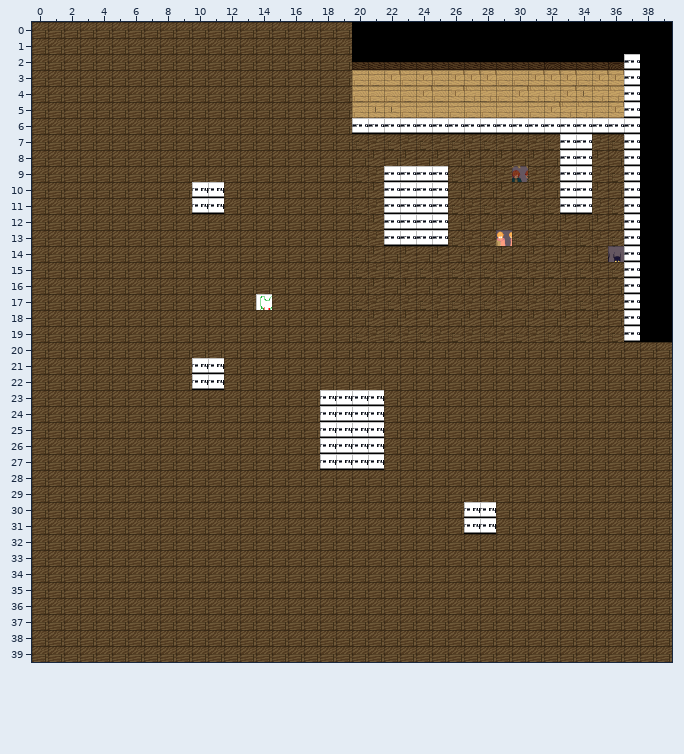
One commit to this Tiled map: js/levels/maps/new.tmx. Above, as it was before the edit.
Cells are 24x24 px. Shown: x 0..39, y 0..39.
Once edited:
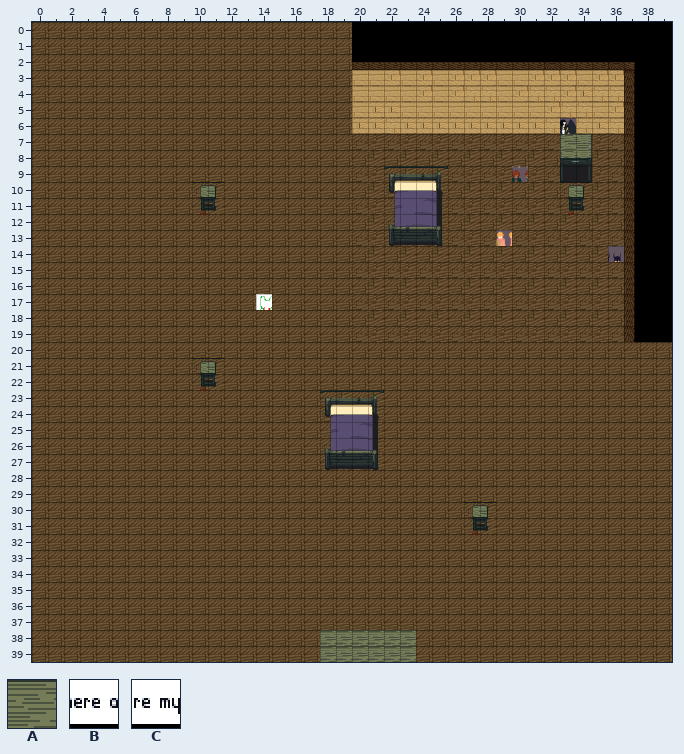
Key: from "tileset_Phar_Room_test": A 50, B 185, C 186.
_ is an empty cell.
Diff:
Layer "Map2":
Tile A now appears in rows 38 to 39 at x 18 to 23.
Layer "Collision" (now hidden):
Tile B is gone in rows 2 to 5 at x 37; in row 6 at x 20 to 37; in rows 7 to 8 at x 33 to 34 and 37; in rows 9 to 11 at x 22 to 25, 33 to 34 and 37; in rows 12 to 13 at x 22 to 25 and 37; in rows 14 to 19 at x 37.
Tile C is gone in rows 10 to 11 at x 10 to 11; in rows 21 to 22 at x 10 to 11; in rows 23 to 27 at x 18 to 21; in rows 30 to 31 at x 27 to 28.
Where, in picture pixels (left, top, right, bottom), the same in both pictures:
removed: (352, 54, 640, 342)
removed: (192, 182, 224, 214)
removed: (192, 358, 224, 390)
removed: (320, 390, 384, 470)
removed: (464, 502, 496, 534)
added: (320, 630, 416, 662)
